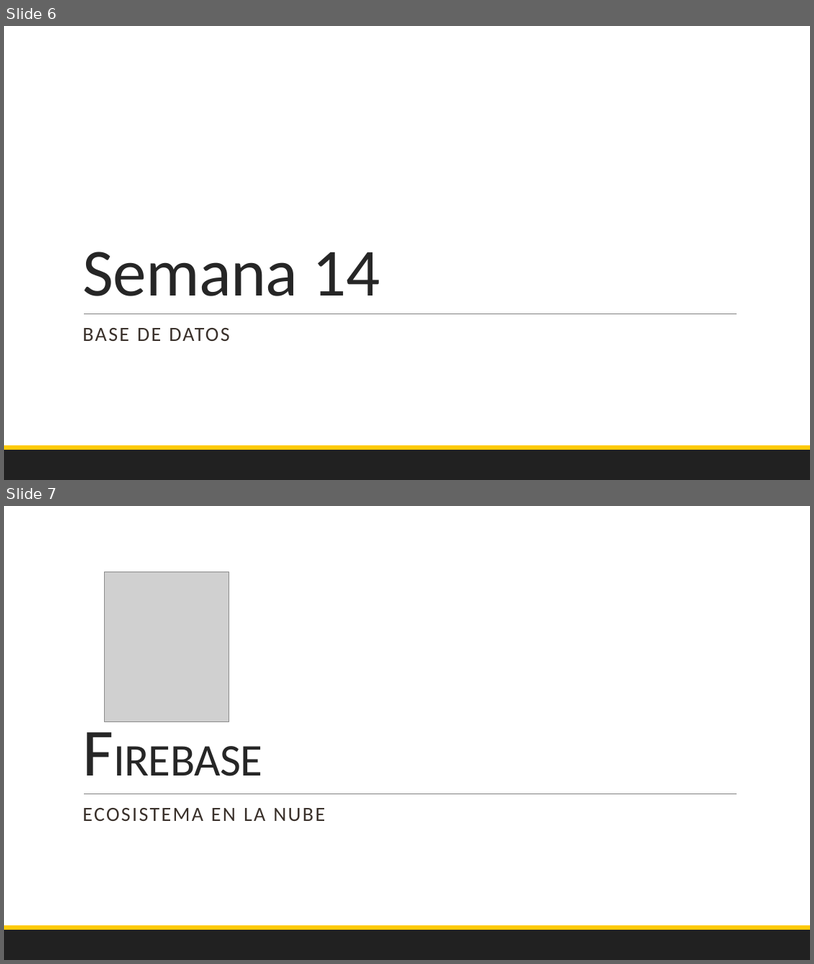
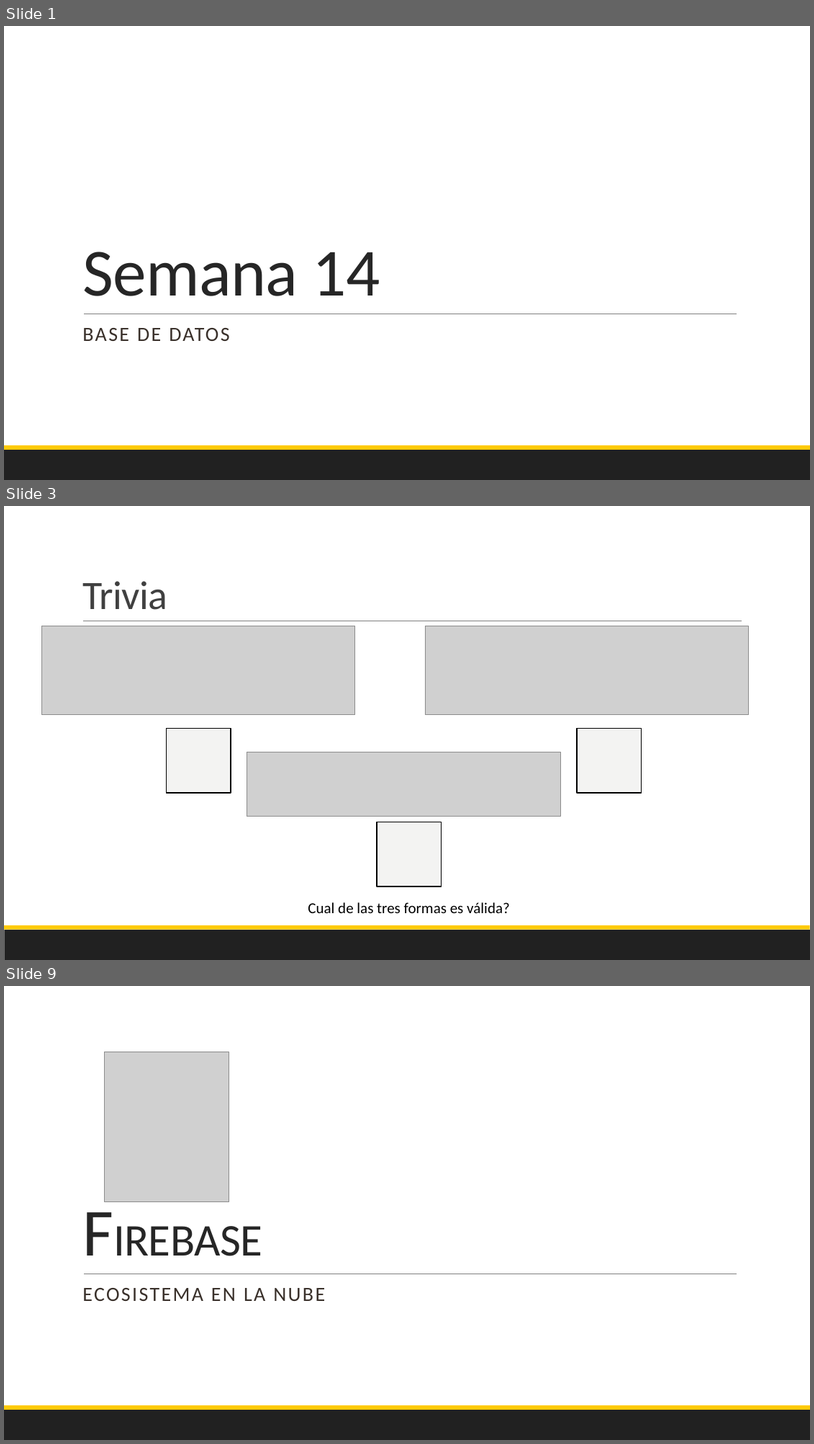
Before and after one commit to Domiciano/EcoApp201, a slide deck: Semana 14/PresentacionMartes.pptx. Shown one above the other, each under a label of ours: slides 6 and 7 before the commit, slides 1, 3 and 9 after it; the slides between them are not shown. The pictures are 814x964 and 814x1444 pixels, drawn with LibreOffice and Linux fonts; fonts in the diff are those of the drawing; grey boxes stand for pictures. Boxes give left, top, right and bottom in pixels: in the first picture for what was removed or moved away, otherwise in the second. Text is boxed around its words. In the diff, an @@ line names an element or a change of style, - is before the commit and + after.

```diff
--- a/Semana 14/PresentacionMartes.pptx
+++ b/Semana 14/PresentacionMartes.pptx
@@ slide 3 added at (x1=4, y1=506, x2=810, y2=960), background #FFFFFF; not listed: 2 template elements that a slide beside it also shows @@
@@ title added at (x1=82, y1=581, x2=167, y2=610), 48 pt, text #404040 @@
+Trivia
@@ picture added at (x1=42, y1=626, x2=355, y2=715) @@
@@ line added from (83, 621) to (743, 621), #808080 0.5 pt @@
@@ picture added at (x1=425, y1=626, x2=748, y2=715) @@
@@ rectangle added at (x1=166, y1=728, x2=231, y2=793), fill #F3F3F2, outline #000000 1.25 pt @@
@@ rectangle added at (x1=577, y1=728, x2=642, y2=793), fill #F3F3F2, outline #000000 1.25 pt @@
@@ picture added at (x1=247, y1=752, x2=561, y2=816) @@
@@ rectangle added at (x1=377, y1=822, x2=442, y2=886), fill #F3F3F2, outline #000000 1.25 pt @@
@@ text added at (x1=308, y1=902, x2=510, y2=913), 18 pt, text #000000 @@
+Cual de las tres formas es válida?
@@ what was slide 6 is now slide 1 @@
@@ what was slide 7 is now slide 9 @@
```
Also in this commit, not shown: 6 other slides added, 5 slides removed, 3 other files.
